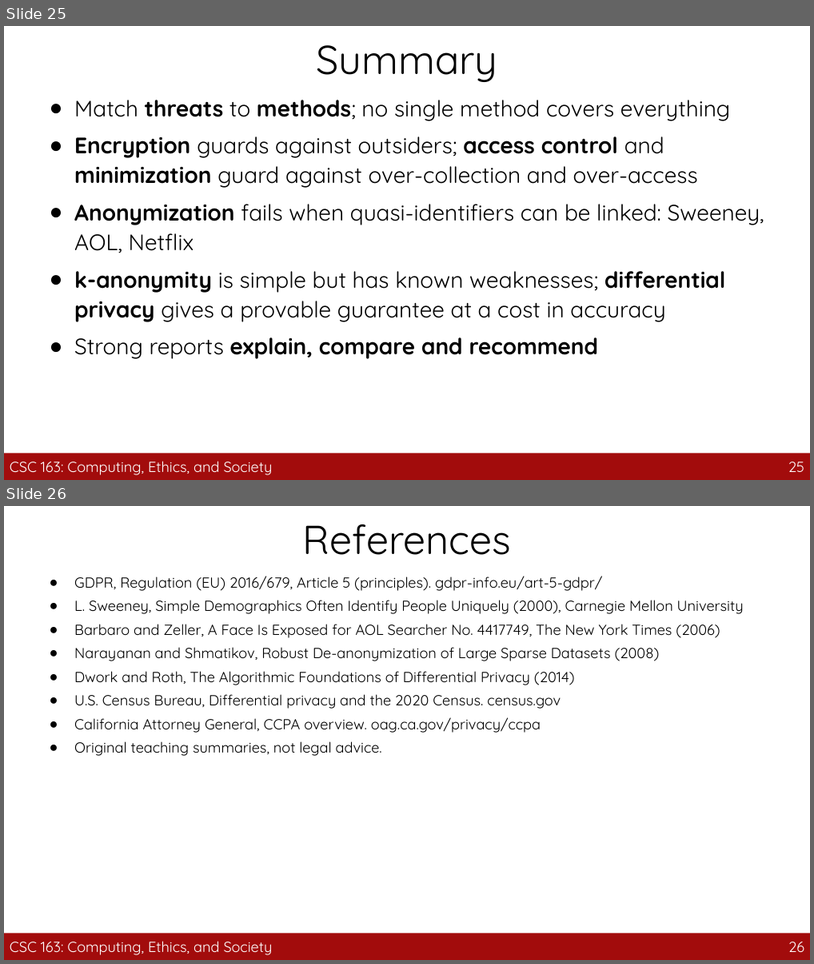
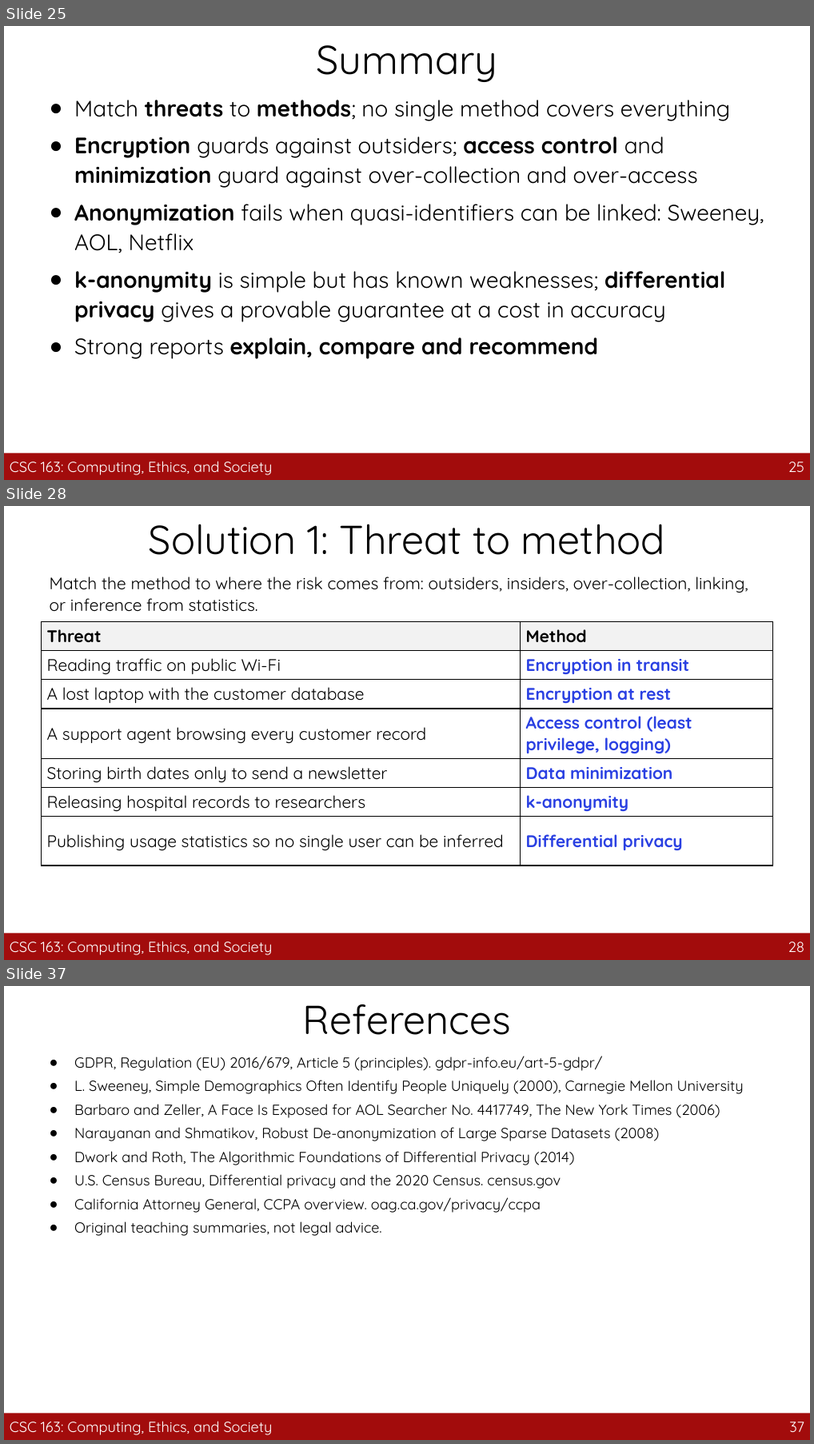
Before and after one commit to guhofstra/CSC163Fa26, a slide deck: PPTs/A3_Data_Privacy.pptx. Shown one above the other, each under a label of ours: slides 25 and 26 before the commit, slides 25, 28 and 37 after it; the slides between them are not shown. The pictures are 814x964 and 814x1444 pixels, drawn with LibreOffice and Linux fonts; fonts in the diff are those of the drawing. Boxes give left, top, right and bottom in pixels: in the first picture for what was removed or moved away, otherwise in the second. Text is boxed around its words. In the diff, an @@ line names an element or a change of style, - is before the commit and + after.

```diff
--- a/PPTs/A3_Data_Privacy.pptx
+++ b/PPTs/A3_Data_Privacy.pptx
@@ slide 28 added at (4, 506, 810, 960), background #FFFFFF @@
@@ title added at (149, 524, 666, 555), 36 pt, text #000000 @@
+Solution 1: Threat to method
@@ text added at (50, 576, 748, 612), 15 pt, text #000000 @@
+Match the method to where the risk comes from: outsiders, insiders, over-collection, linking, or inference from statistics.
@@ table added at (41, 621, 773, 865), 7 rows, 2 columns @@
+Threat | Method
+Reading traffic on public Wi-Fi | Encryption in transit
+A lost laptop with the customer database | Encryption at rest
+A support agent browsing every customer record | Access control (least privilege, logging)
+Storing birth dates only to send a newsletter | Data minimization
+Releasing hospital records to researchers | k-anonymity
+Publishing usage statistics so no single user can be inferred | Differential privacy
@@ rectangle added at (4, 932, 810, 959), fill #A20C0C @@
@@ text added at (10, 940, 273, 955), 13 pt, text #FFFFFF @@
+CSC 163: Computing, Ethics, and Society
@@ page number added at (789, 941, 806, 952), 13 pt, text #FFFFFF @@
+28
@@ what was slide 26 is now slide 37 @@
@@ page number at (790, 1421, 805, 1432): text changed @@
-26
+37
```
Also in this commit, not shown: 10 other slides added, 25 other files.
